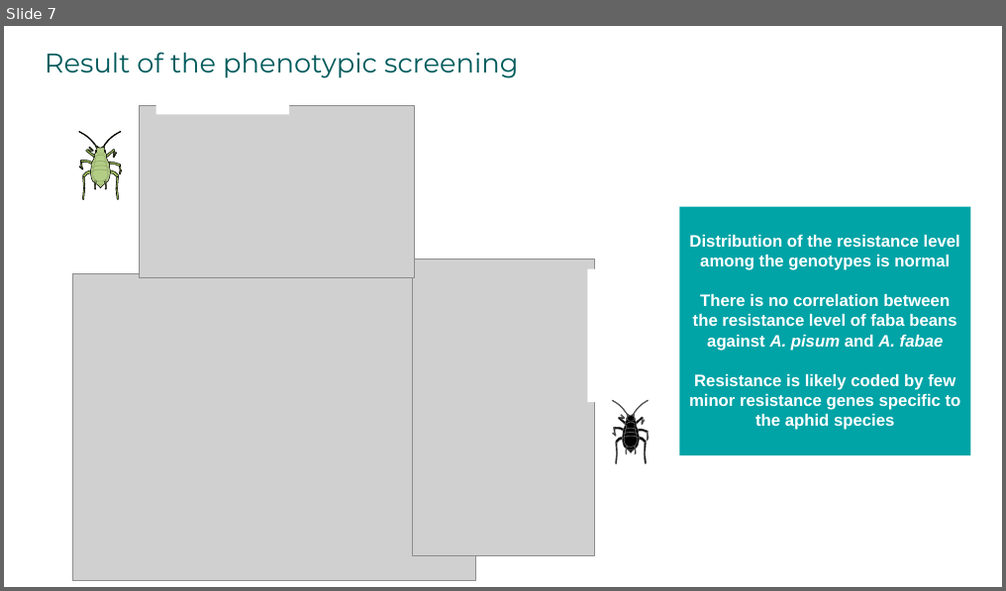
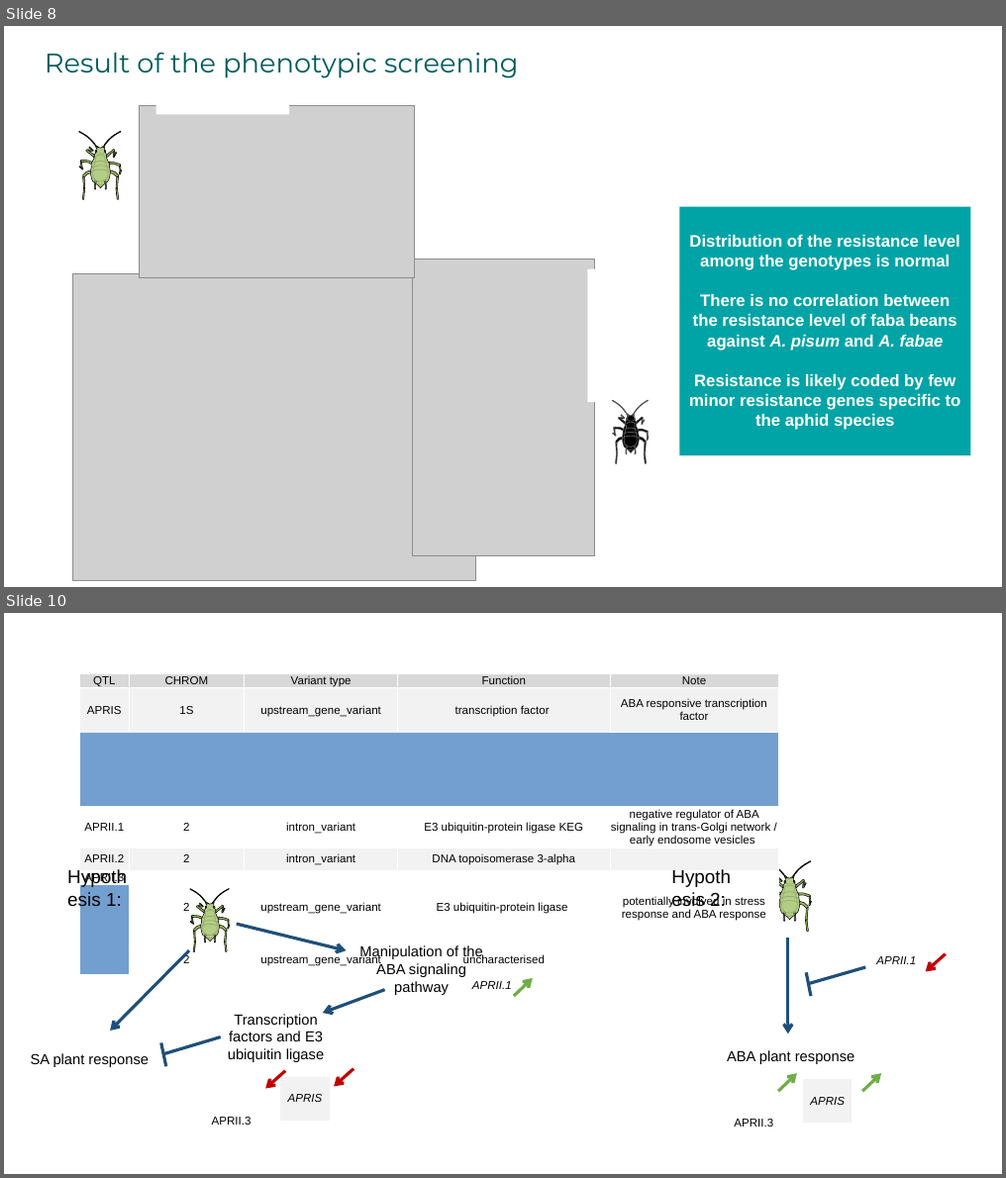
Before and after one commit to igepp-egi/faba_specifics, a slide deck: M01-metabolomic-analysis/untargeted_metabolomic/presentation metabo.pptx. Shown one above the other, each under a label of ours: slide 7 before the commit, slides 8 and 10 after it; the slides between them are not shown. The pictures are 1006x591 and 1006x1178 pixels, drawn with LibreOffice and Linux fonts; fonts in the diff are those of the drawing; grey boxes stand for pictures. Boxes give left, top, right and bottom in pixels: in the first picture for what was removed or moved away, otherwise in the second. Text is boxed around its words. In the diff, an @@ line names an element or a change of style, - is before the commit and + after.

```diff
--- a/M01-metabolomic-analysis/untargeted_metabolomic/presentation metabo.pptx
+++ b/M01-metabolomic-analysis/untargeted_metabolomic/presentation metabo.pptx
@@ slide 10 added at <box>4,613,1002,1174</box>, background #FFFFFF @@
@@ table added at <box>79,673,778,970</box>, 12 rows, 5 columns @@
+QTL | CHROM | Variant type | Function | Note
+APRIS | 1S | upstream_gene_variant | transcription factor | ABA responsive transcription factor
+ |  |  |  | 
+ |  |  |  | 
+APRII.1 | 2 | intron_variant | E3 ubiquitin-protein ligase KEG | negative regulator of ABA signaling in trans-Golgi network / early endosome vesicles
+APRII.2 | 2 | intron_variant | DNA topoisomerase 3-alpha | 
+APRII.3 | 2 | upstream_gene_variant | E3 ubiquitin-protein ligase | potentially involved in stress response and ABA response
+ |  |  |  | 
+ |  |  |  | 
+ | 2 | upstream_gene_variant | uncharacterised | 
+ |  |  |  | 
+ |  |  |  | 
@@ text added at <box>106,893,122,906</box>, 18 pt, text #000000 @@
+Hypothesis 1:
@@ text added at <box>710,892,726,911</box>, 18 pt, text #000000 @@
+Hypothesis 2:
@@ arrow added from (788, 938) to (788, 1035), #1F4F79 3 pt @@
@@ group added at <box>767,861,813,932</box>: 39 freeform shapes @@
@@ table added at <box>872,937,922,986</box>, 1 rows, 1 columns @@
+APRII.1
@@ table added at <box>467,961,517,1011</box>, 1 rows, 1 columns @@
+APRII.1
@@ line added from (865, 967) to (809, 983), #1F4F79 3 pt @@
@@ arrow added from (945, 955) to (926, 972), #C00000 3 pt @@
@@ group added at <box>31,888,533,1089</box>: 39 freeform shapes, 6 arrows, 3 texts, 2 lines @@
+SA plant response
+Manipulation of the ABA signaling pathway
+Transcription factors and E3 ubiquitin ligase
@@ line added from (807, 973) to (811, 996), #1F4F79 3 pt @@
@@ text added at <box>727,1051,855,1064</box>, 14 pt, text #000000 @@
+ABA plant response
@@ table added at <box>207,1076,256,1129</box>, 6 rows, 1 columns @@
+APRII.3
+
+
+
+
+
@@ table added at <box>280,1076,330,1106</box>, 3 rows, 1 columns @@
+APRIS
+
+
@@ table added at <box>730,1078,779,1131</box>, 6 rows, 1 columns @@
+APRII.3
+
+
+
+
+
@@ arrow added from (778, 1091) to (797, 1073), #70AD47 3 pt @@
@@ table added at <box>803,1078,852,1109</box>, 3 rows, 1 columns @@
+APRIS
+
+
@@ arrow added from (862, 1091) to (881, 1073), #70AD47 3 pt @@
@@ what was slide 7 is now slide 8 @@
```
Also in this commit, not shown: 4 slides changed, 3 other slides added, 9 slides removed, 2 other files.
